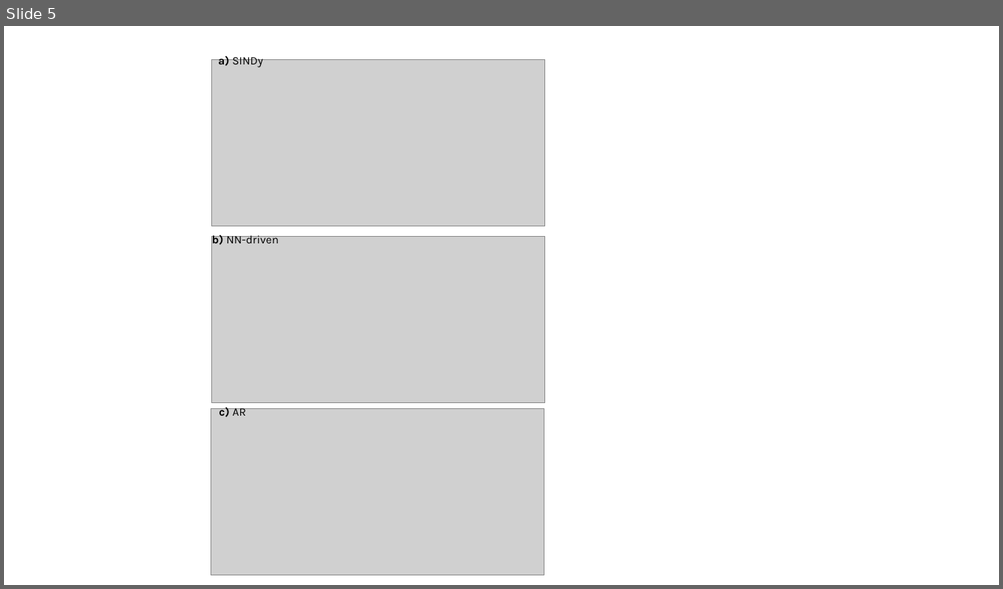
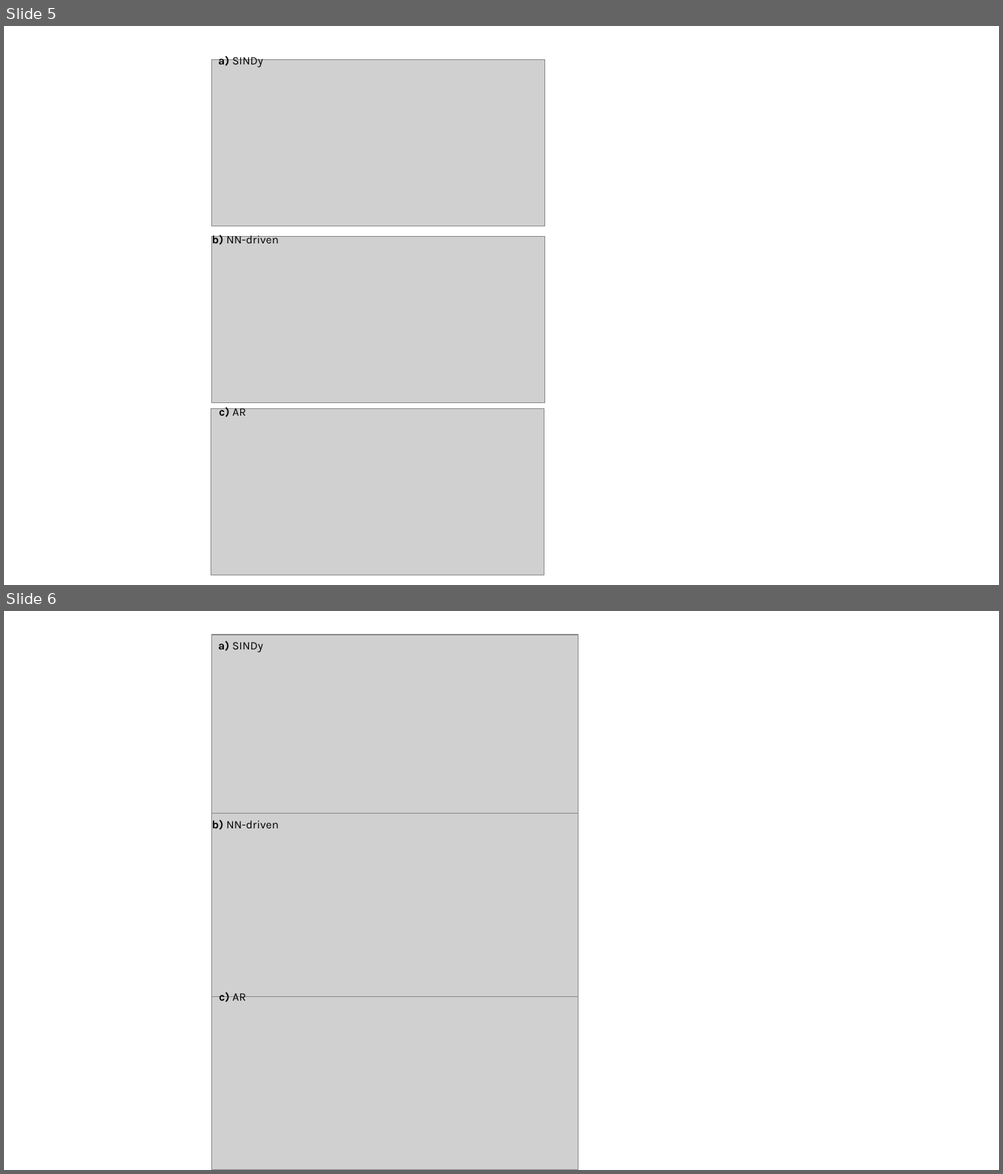
Before and after one commit to LLNL/mphys-surrogate-model, a slide deck: figures/fig1_diagram.pptx. Shown one above the other, each under a label of ours: slide 5 before the commit, slides 5 and 6 after it. The pictures are 1003x589 and 1003x1174 pixels, drawn with LibreOffice and Linux fonts; fonts in the diff are those of the drawing; grey boxes stand for pictures. Boxes give left, top, right and bottom in pixels: in the first picture for what was removed or moved away, otherwise in the second. Text is boxed around its words. In the diff, an @@ line names an element or a change of style, - is before the commit and + after.

```diff
--- a/figures/fig1_diagram.pptx
+++ b/figures/fig1_diagram.pptx
@@ slide 6 added at (x1=4, y1=611, x2=999, y2=1170), background #FFFFFF @@
@@ picture added at (x1=211, y1=635, x2=578, y2=818) @@
@@ text added at (x1=218, y1=641, x2=262, y2=652), 11 pt, text #000000 @@
+a) SINDy
@@ picture added at (x1=211, y1=813, x2=578, y2=997) @@
@@ text added at (x1=212, y1=820, x2=279, y2=830), 11 pt, text #000000 @@
+b) NN-driven
@@ picture added at (x1=211, y1=987, x2=578, y2=1170) @@
@@ text added at (x1=219, y1=992, x2=246, y2=1002), 11 pt, text #000000, bold @@
+c) AR
```
Also in this commit, not shown: 8 other files.
